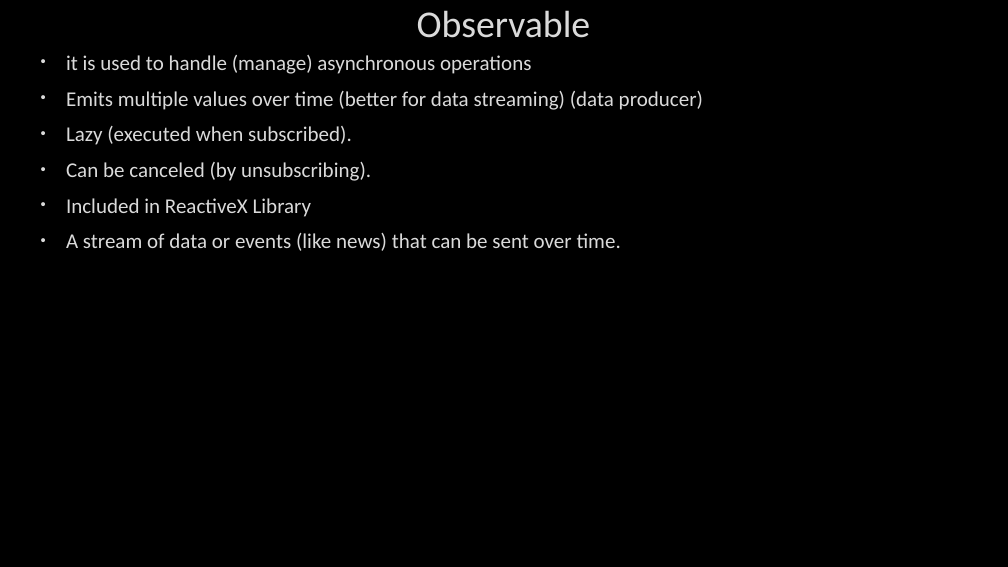
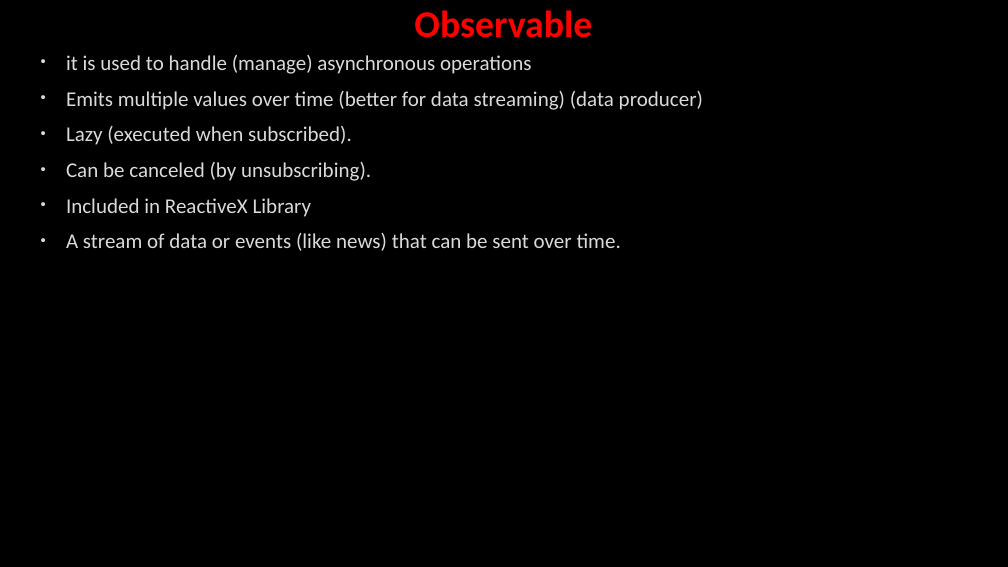
Before and after one commit to AhmedMohamedSamir1/Summary, a slide deck: slide 13 of Angular & type script/Angular.pptx. Drawn at 1008x567 pixels with LibreOffice and Linux fonts; fonts in the diff are those of the drawing; background and template pictures are left out. Boxes give left, top, right and bottom in pixels: in the first picture for what was removed or moved away, otherwise in the second. Text is boxed around its words. In the diff, an @@ line names an element or a change of style, - is before the commit and + after.

```diff
--- a/Angular & type script/Angular.pptx
+++ b/Angular & type script/Angular.pptx
@@ title "Observable" at <box>414,10,592,38</box>: text colour #DADADA to #FF0000, bold on @@
```
Also in this commit, not shown: 2 other slides changed, 2 other files.
